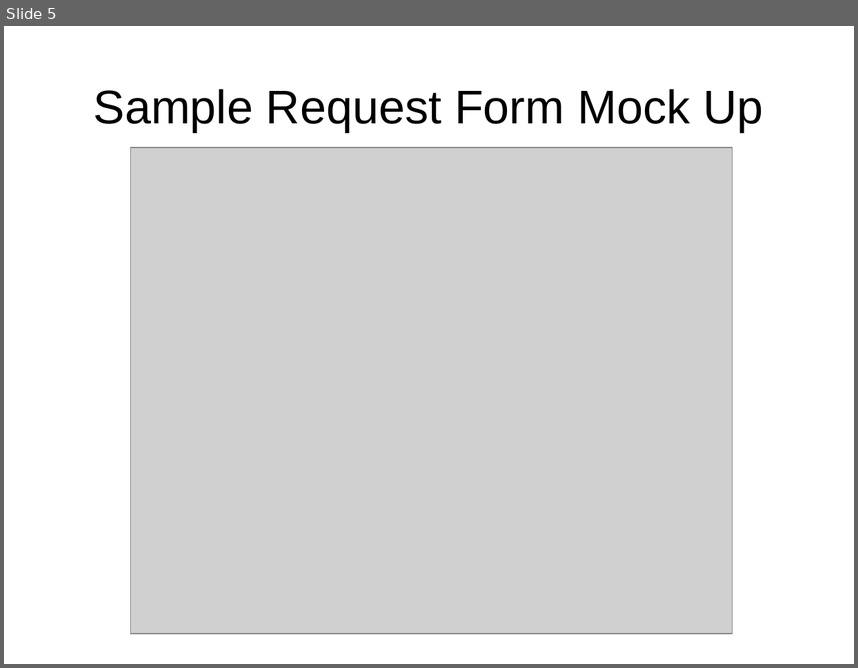
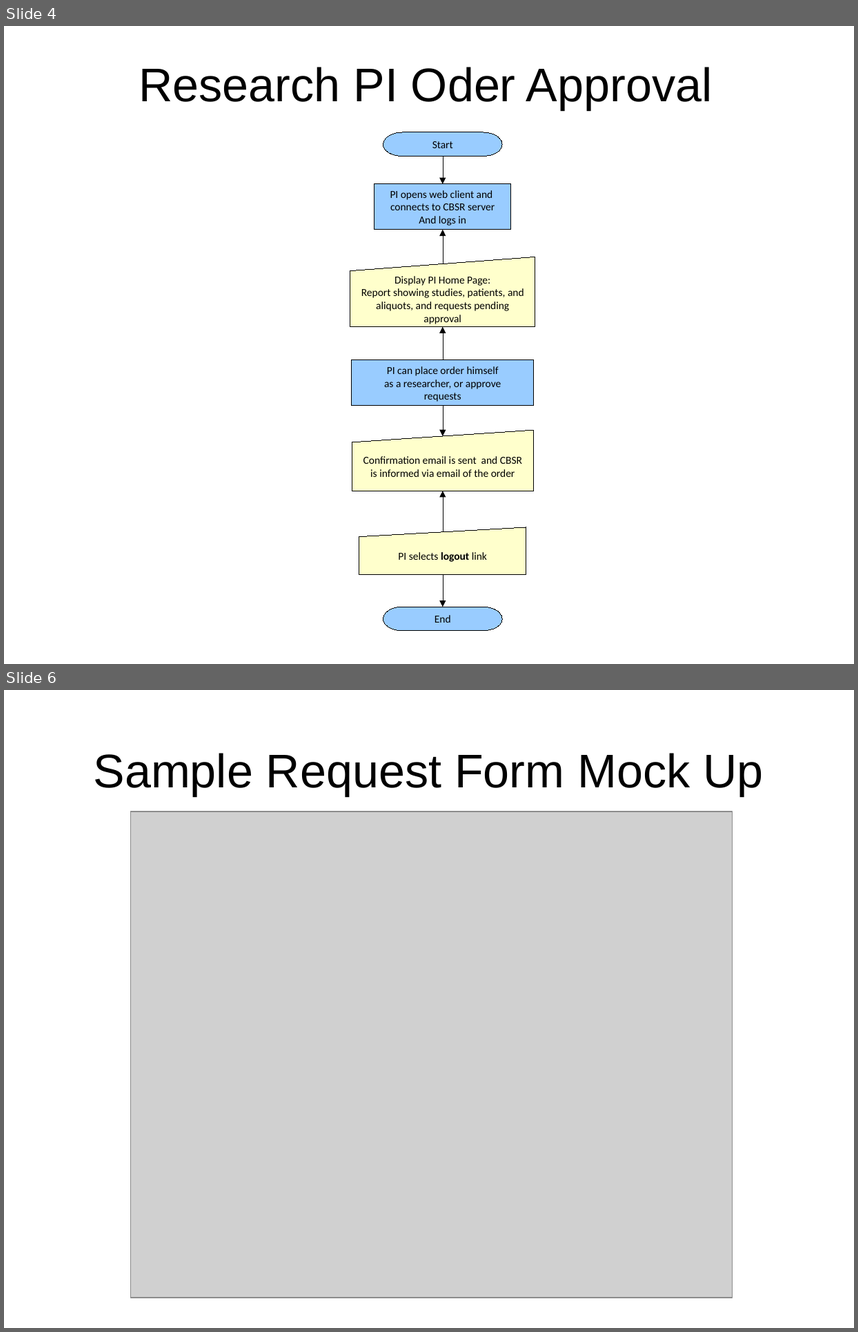
Before and after one commit to CBSR-Biobank/biobank, a slide deck: docs/sampleRequestFlowcharts.odp. Shown one above the other, each under a label of ours: slide 5 before the commit, slides 4 and 6 after it; the slides between them are not shown. The pictures are 858x668 and 858x1332 pixels, drawn with LibreOffice and Linux fonts; fonts in the diff are those of the drawing; grey boxes stand for pictures. Boxes give left, top, right and bottom in pixels: in the first picture for what was removed or moved away, otherwise in the second. Text is boxed around its words. In the diff, an @@ line names an element or a change of style, - is before the commit and + after.

Commit message:
changes to sample request flowcharts document

```diff
--- a/docs/sampleRequestFlowcharts.odp
+++ b/docs/sampleRequestFlowcharts.odp
@@ slide 4 added at box(4, 26, 854, 664), background #FFFFFF @@
@@ title added at box(139, 67, 712, 110), 44 pt, text #000000 @@
+Research PI Oder Approval
@@ pill shape added at box(383, 132, 503, 156), fill #99CCFF, outline #000000 0 pt, 10 pt, text #000000 @@
+Start
@@ elbow arrow added from (443, 156) to (443, 184), #000000 0 pt @@
@@ rectangle added at box(375, 184, 511, 230), fill #99CCFF, outline #000000 0 pt, 10 pt, text #000000 @@
+PI opens web client and
+connects to CBSR server
+And logs in
@@ elbow arrow added from (443, 263) to (443, 230), #000000 0 pt @@
@@ flow chart manual input added at box(350, 256, 535, 327), fill #FFFFCC, outline #000000 0 pt, 10 pt, text #000000 @@
+Display PI Home Page:
+Report showing studies, patients, and aliquots, and requests pending approval
@@ elbow arrow added from (443, 360) to (443, 327), #000000 0 pt @@
@@ rectangle added at box(352, 360, 534, 405), fill #99CCFF, outline #000000 0 pt, 10 pt, text #000000 @@
+PI can place order himself
+as a researcher, or approve
+requests
@@ elbow arrow added from (443, 405) to (443, 436), #000000 0 pt @@
@@ flow chart manual input added at box(352, 430, 533, 491), fill #FFFFCC, outline #000000 0 pt, 10 pt, text #000000 @@
+Confirmation email is sent and CBSR is informed via email of the order
@@ elbow arrow added from (443, 532) to (443, 490), #000000 0 pt @@
@@ flow chart manual input added at box(359, 528, 527, 575), fill #FFFFCC, outline #000000 0 pt, 10 pt, text #000000 @@
+PI selects logout link
@@ elbow arrow added from (443, 575) to (443, 607), #000000 0 pt @@
@@ pill shape added at box(383, 607, 503, 630), fill #99CCFF, outline #000000 0 pt, 10 pt, text #000000 @@
+End
@@ what was slide 5 is now slide 6 @@
```
Also in this commit, not shown: 7 slides changed.
